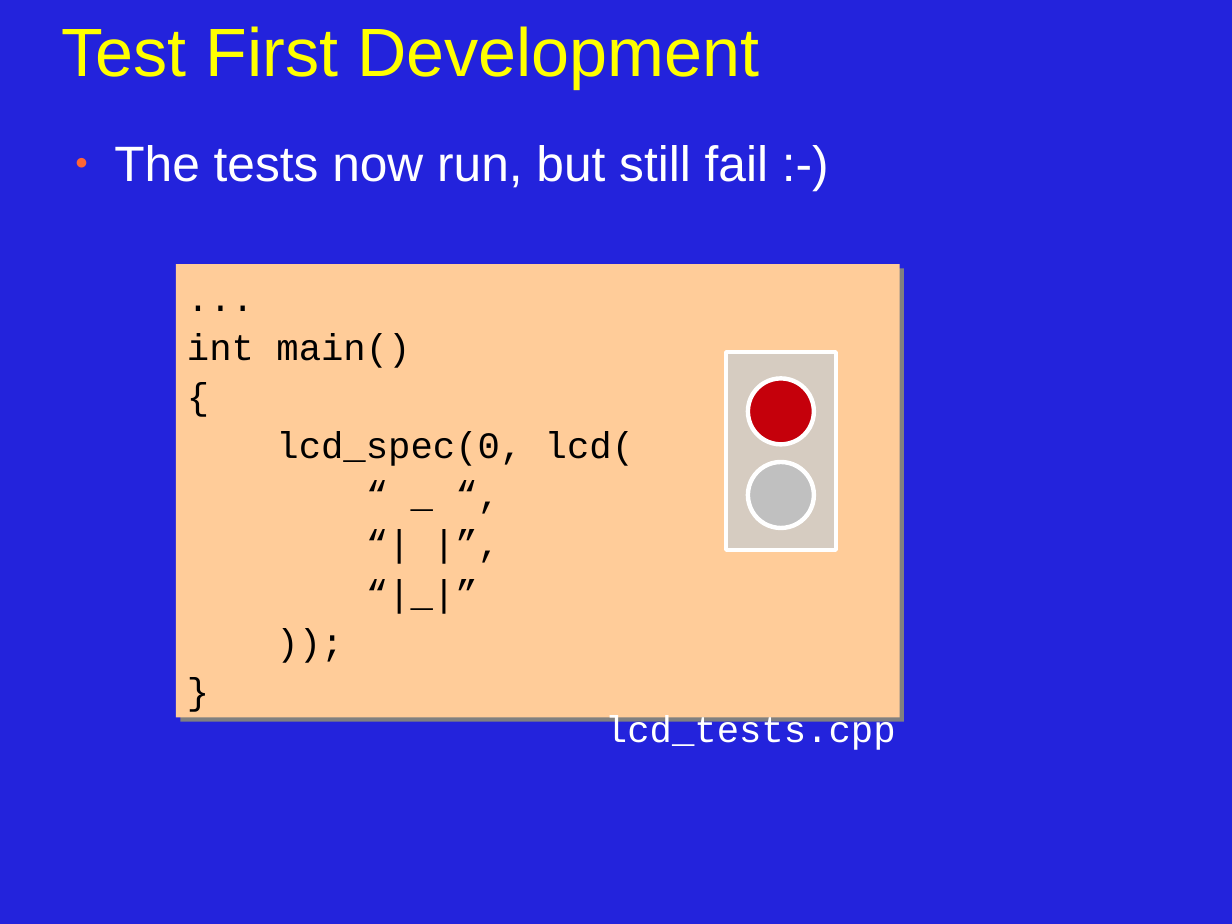
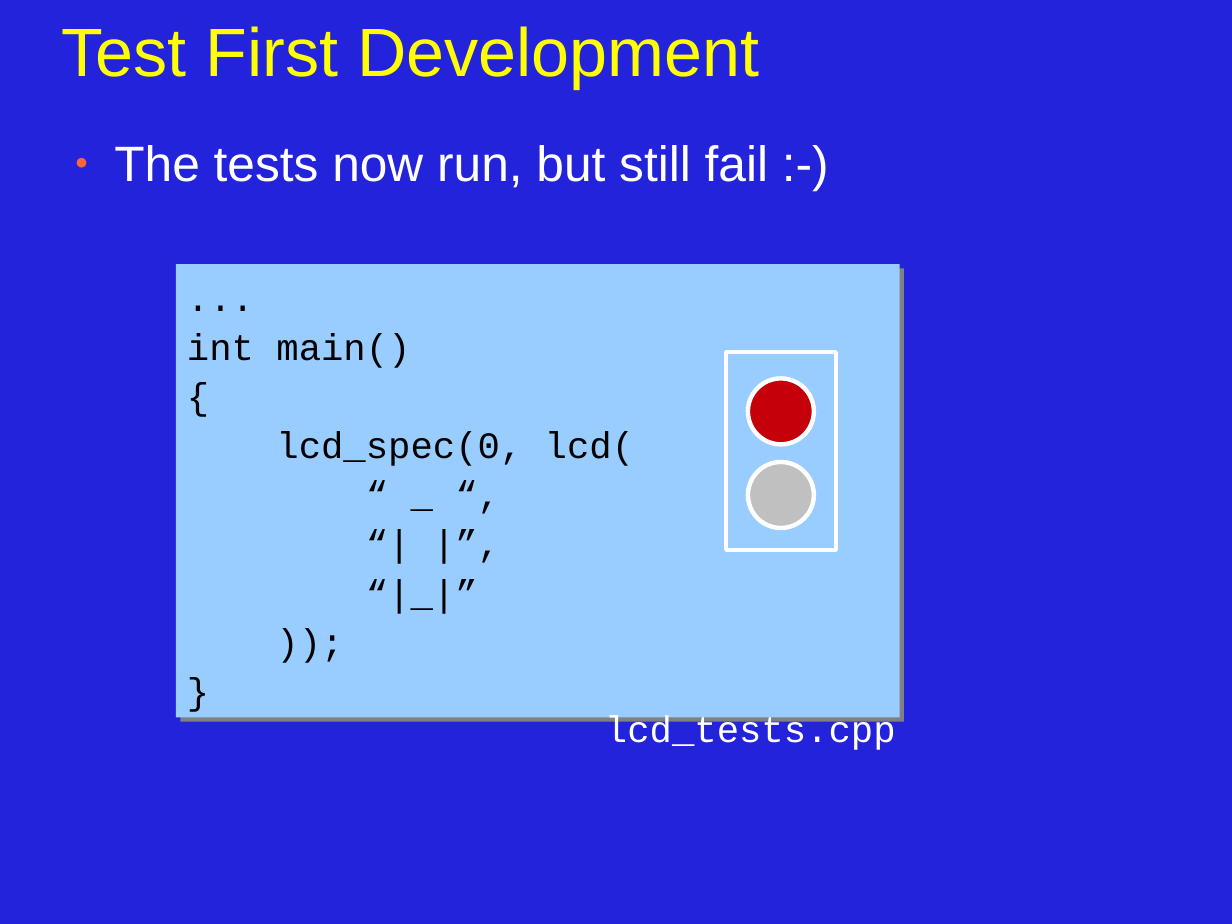
Before and after one commit to JonJagger/two-day-courses, a slide deck: slide 6 of cppf/02_Brief_Tour_of_C++.odp. Drawn at 1232x924 pixels with LibreOffice and Linux fonts; fonts in the diff are those of the drawing. Boxes give left, top, right and bottom in pixels: in the first picture for what was removed or moved away, otherwise in the second. Text is boxed around its words. In the diff, an @@ line names an element or a change of style, - is before the commit and + after.

```diff
--- a/cppf/02_Brief_Tour_of_C++.odp
+++ b/cppf/02_Brief_Tour_of_C++.odp
@@ rectangle "..." at <box>177,264,900,718</box>: fill #FFCC99 to #99CCFF @@
```
Also in this commit, not shown: 4 other slides changed, 2 other files.
